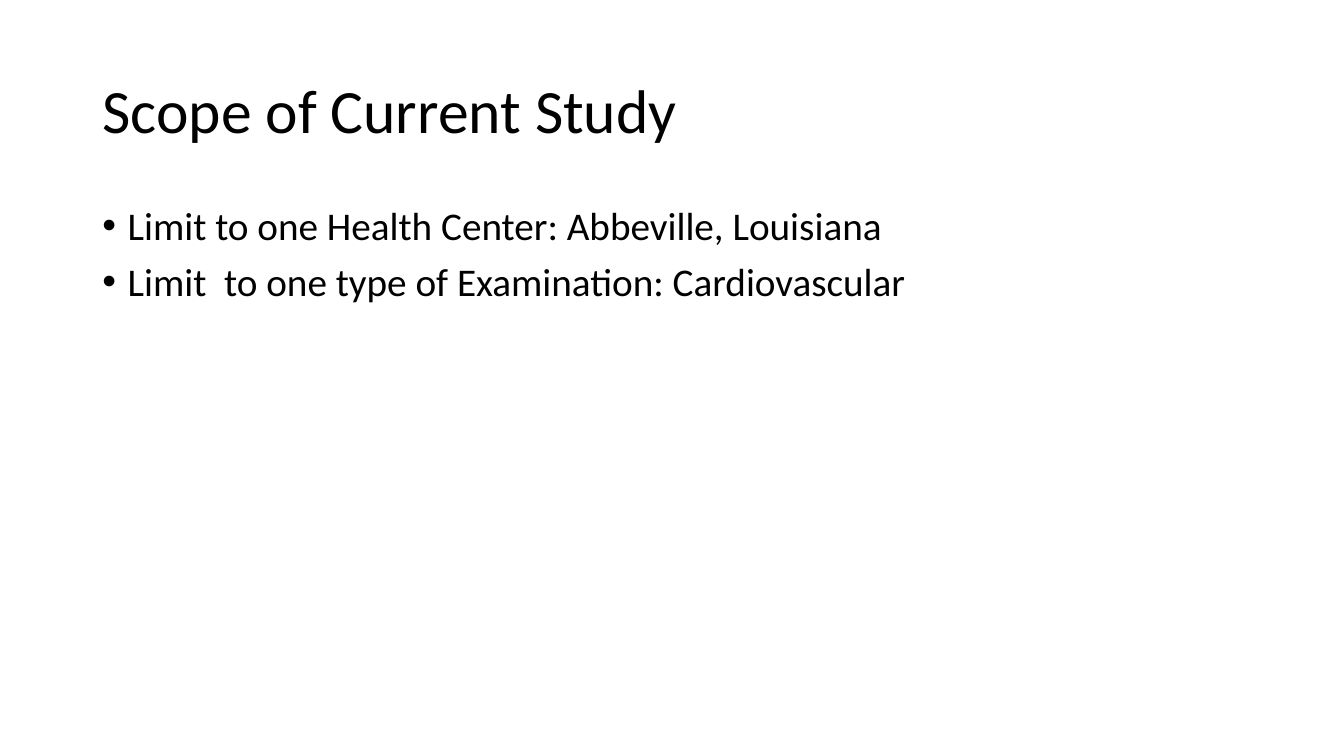
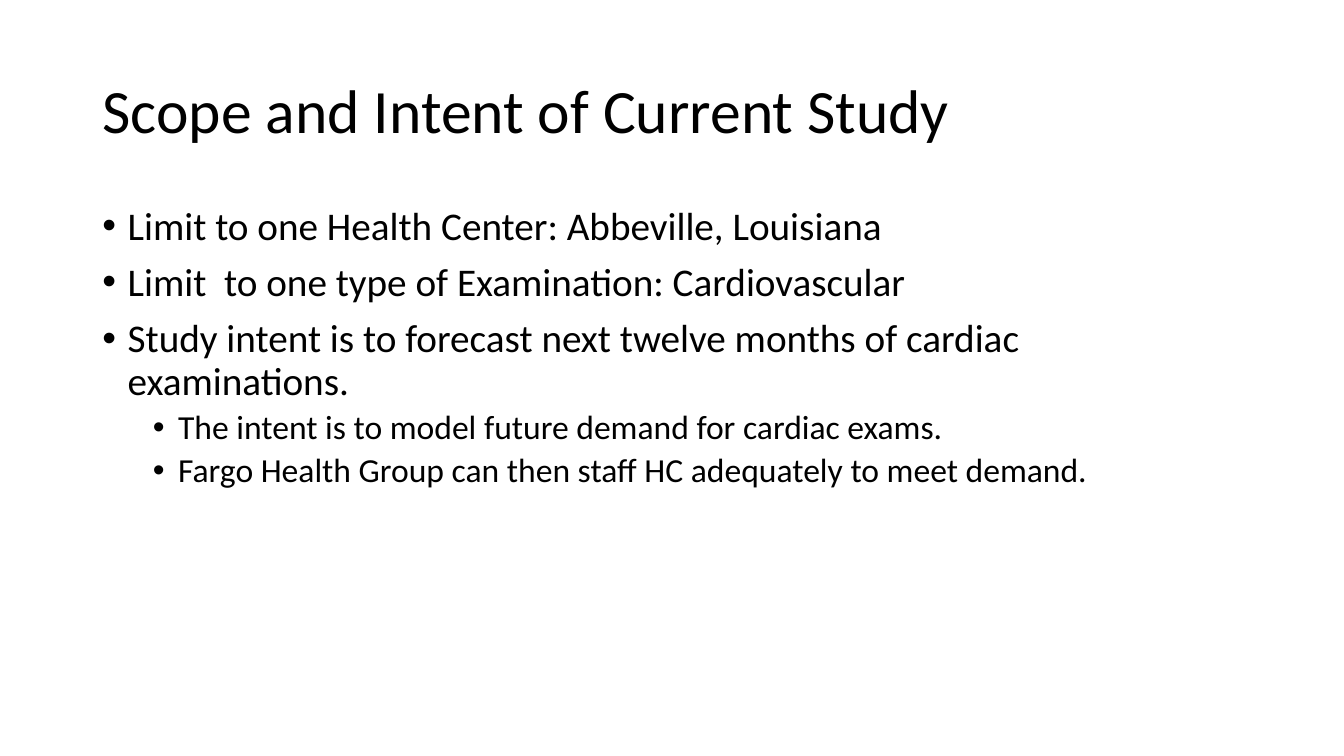
Before and after one commit to mattheweallen/ds700, a slide deck: slide 6 of final/DS700FinalPresentation.pptx. Drawn at 1344x756 pixels with LibreOffice and Linux fonts; fonts in the diff are those of the drawing. Boxes give left, top, right and bottom in pixels: in the first picture for what was removed or moved away, otherwise in the second. Text is boxed around its words. In the diff, an @@ line names an element or a change of style, - is before the commit and + after.

```diff
--- a/final/DS700FinalPresentation.pptx
+++ b/final/DS700FinalPresentation.pptx
@@ title at [102,90,948,143]: text changed @@
-Scope of Current Study
+Scope and Intent of Current Study
@@ text at [128,324,1087,488]: paragraphs added @@
+• Study intent is to forecast next twelve months of cardiac examinations.
+  • The intent is to model future demand for cardiac exams.
+  • Fargo Health Group can then staff HC adequately to meet demand.
```
Also in this commit, not shown: 7 other slides changed, 8 slides added, 3 slides removed.
